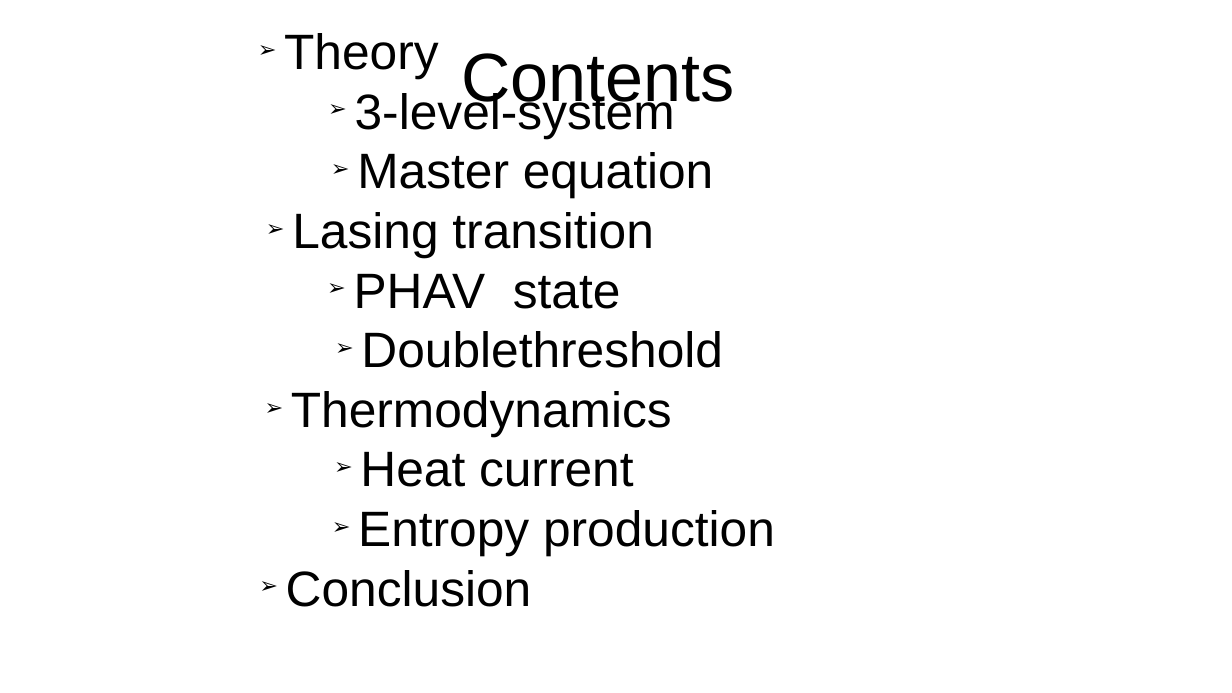
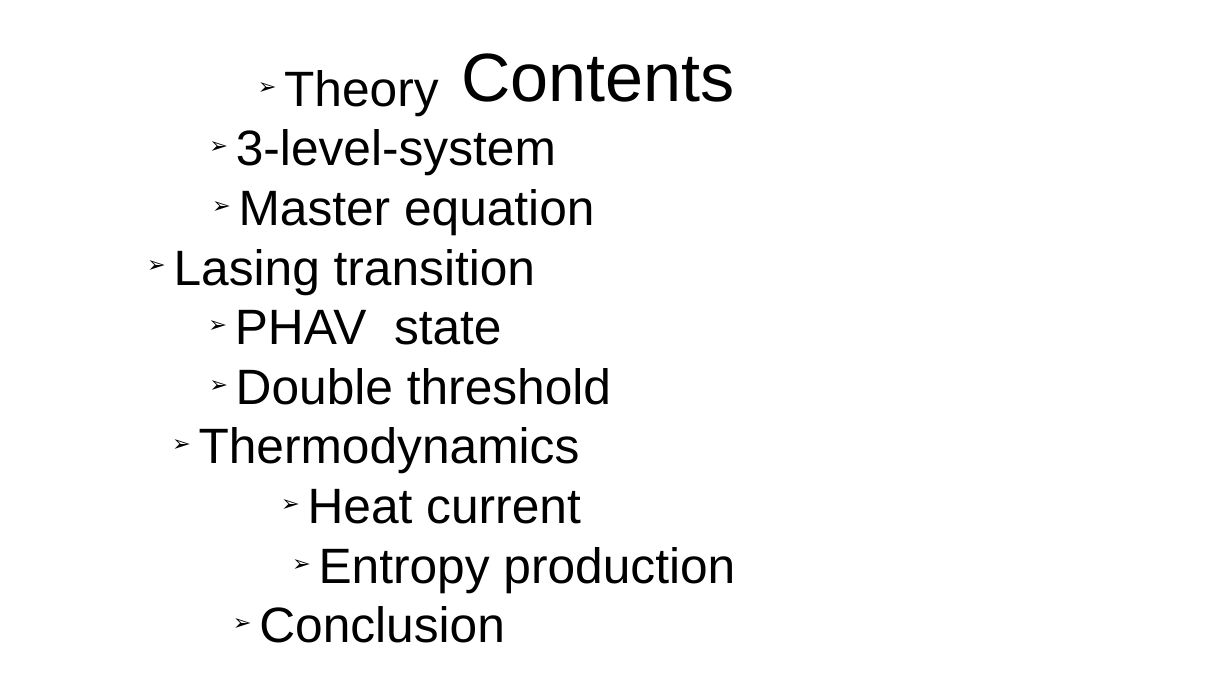
Before and after one commit to SanderStammbach/Sanders-Studium, a slide deck: slide 2 of Master-Projekt/Vortrag.odp. Drawn at 1232x693 pixels with LibreOffice and Linux fonts; fonts in the diff are those of the drawing; background and template pictures are left out. Boxes give left, top, right and bottom in pixels: in the first picture for what was removed or moved away, otherwise in the second. Text is boxed around its words. In the diff, an @@ line names an element or a change of style, - is before the commit and + after.

```diff
--- a/Master-Projekt/Vortrag.odp
+++ b/Master-Projekt/Vortrag.odp
@@ subtitle "Theory": place and size @@
-subtitle "Theory" at (284,33,775,607)
+subtitle "Theory" at (174,70,735,643)
@@ subtitle at (174,129,735,643): list level 9 to 1 in "3-level-system"; list level 9 to 1 in "Master equation"; list level 9 to 1 in "Lasing transition"; list level 9 to 1 in "PHAV state"; list level 8 to 1 in "Thermodynamics"; list level 5 to 1 in "Heat current"; list level 4 to 1 in "Entropy production"; list level 3 to 1 in "Conclusion" @@
@@ subtitle at (236,368,611,405): text changed @@
-                ➢ Doublethreshold
+➢ Double threshold
```
Also in this commit, not shown: 7 other slides changed, 4 slides added, 2 slides removed, 9 other files.
